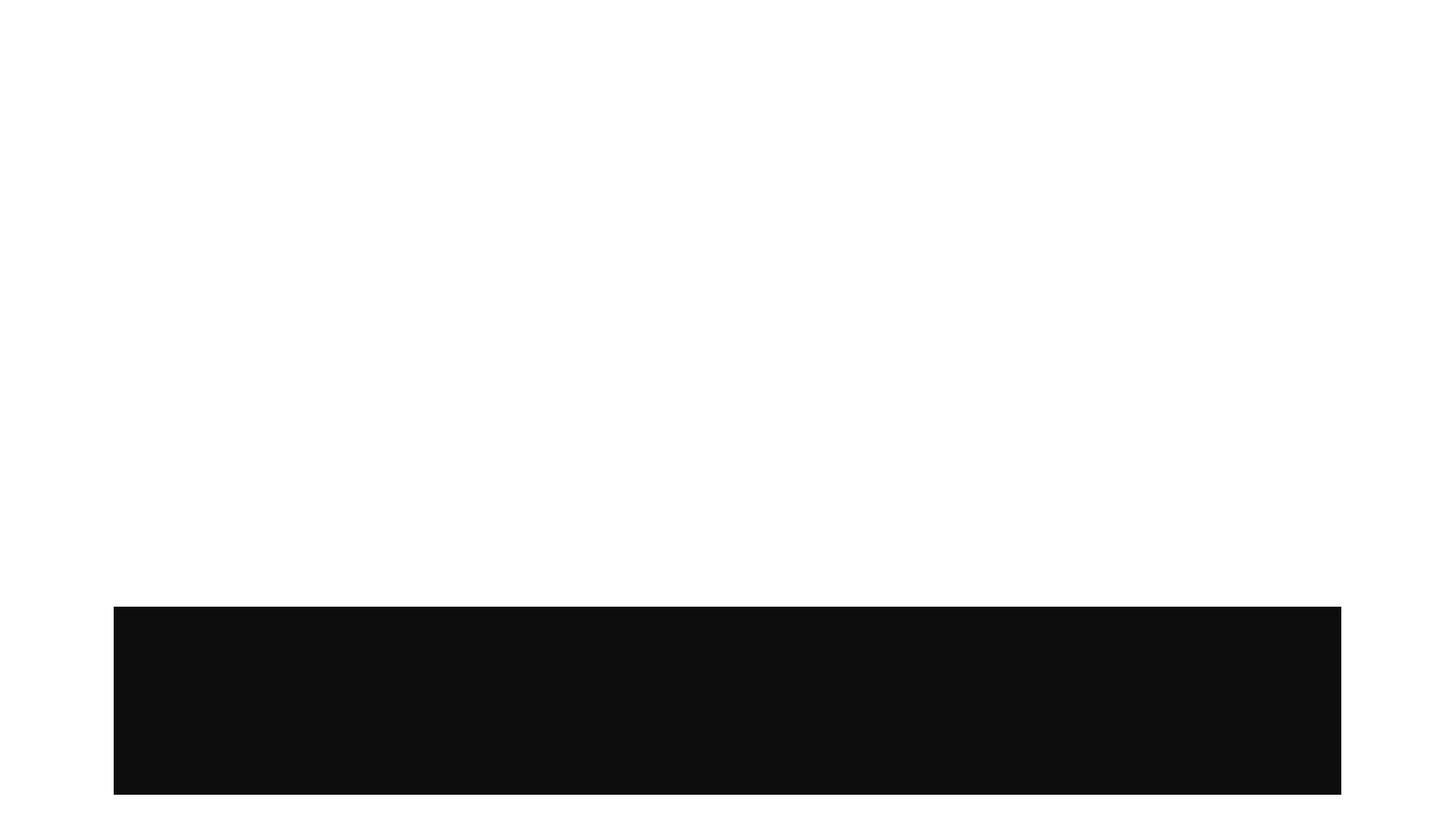
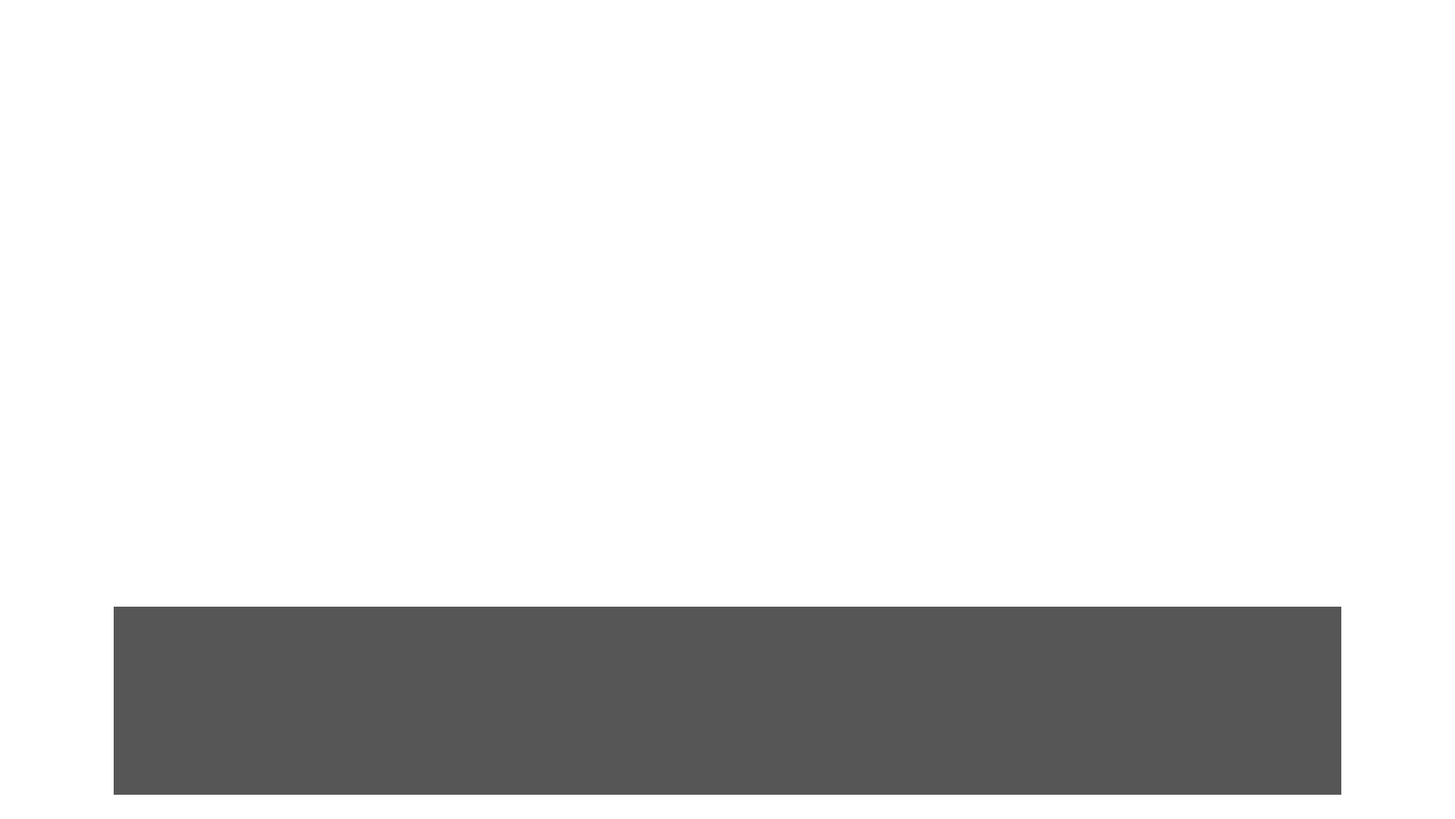
Layered file, before and after one edit (1455x819). Changes by layer:
"Textbox": opacity 100% → 70% over [113, 606, 1342, 795]
